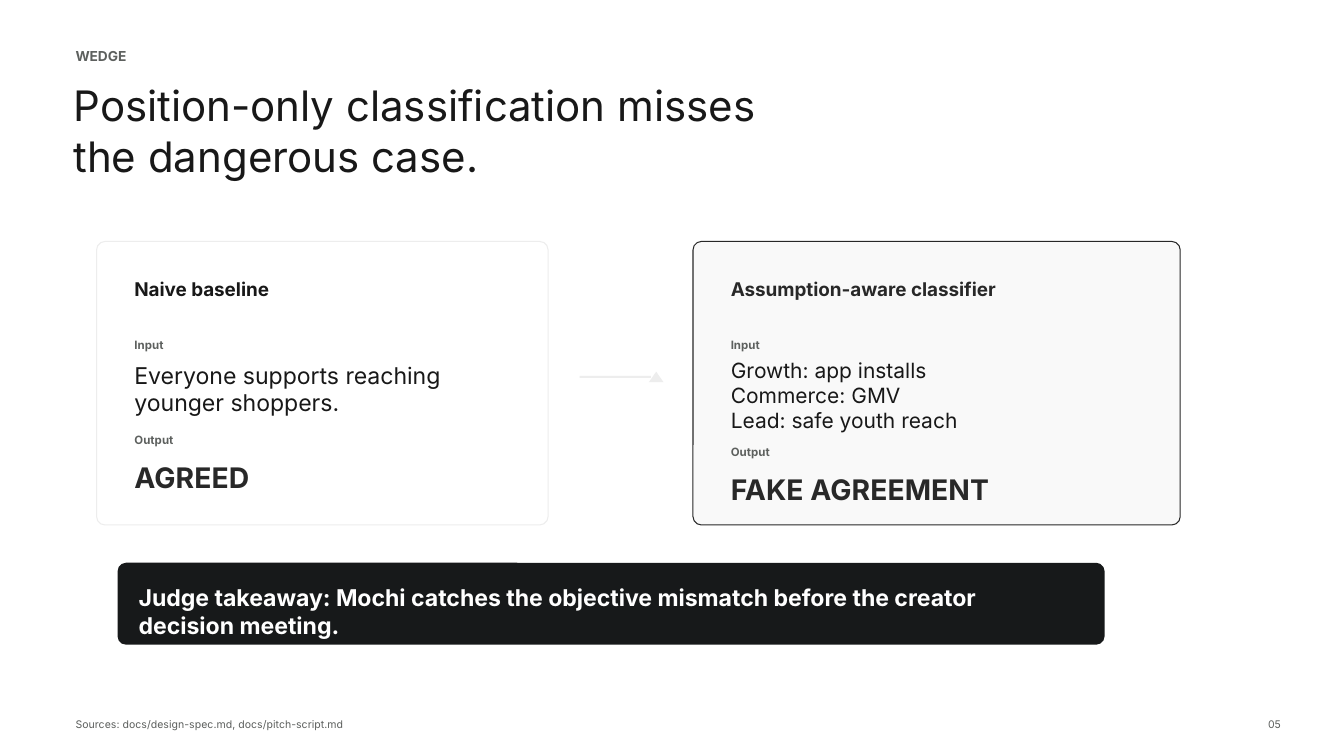
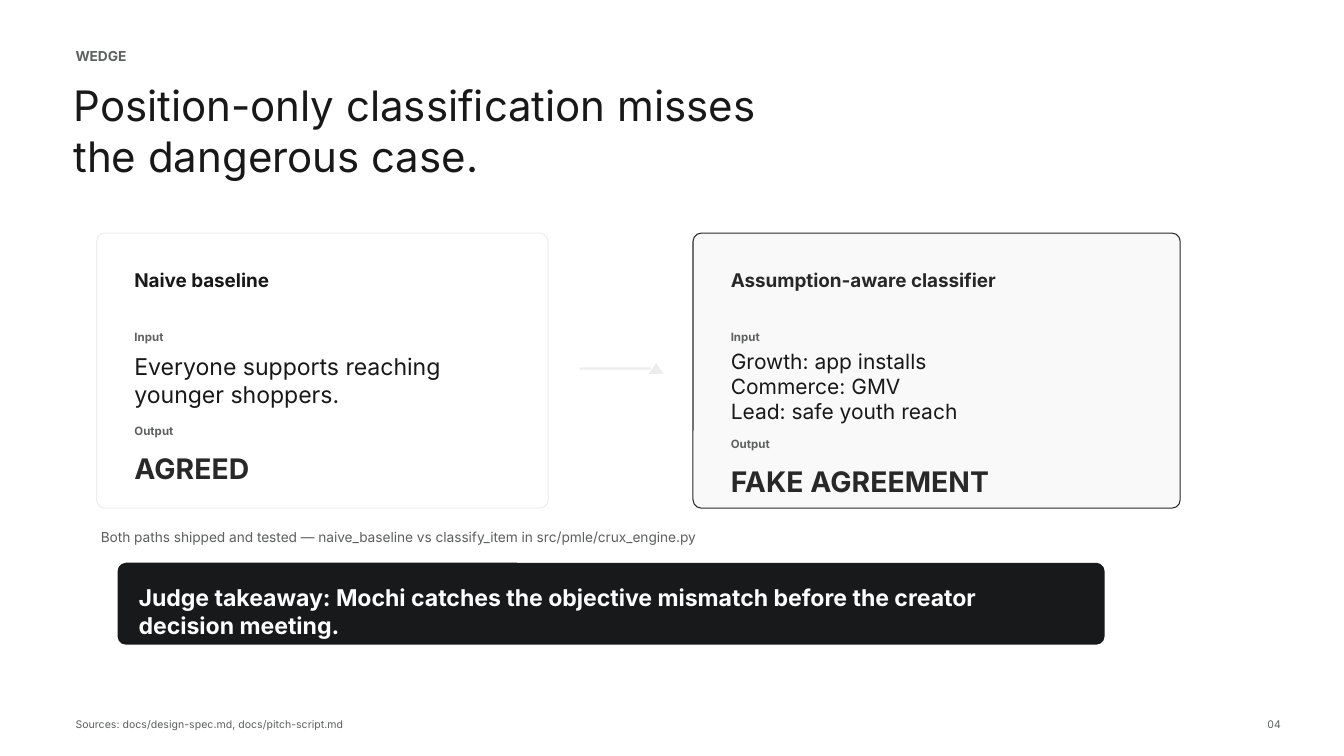
Before and after one commit to leewaichong/opensea, a slide deck: slide 4 of docs/pitch-deck/output/per-my-last-email-hackathon-pitch.pptx (slide 5 before the commit). Drawn at 1344x756 pixels with LibreOffice and Linux fonts; fonts in the diff are those of the drawing; background and template pictures are left out. Boxes give left, top, right and bottom in pixels: in the first picture for what was removed or moved away, otherwise in the second. Text is boxed around its words. In the diff, an @@ line names an element or a change of style, - is before the commit and + after.

```diff
--- a/docs/pitch-deck/output/per-my-last-email-hackathon-pitch.pptx
+++ b/docs/pitch-deck/output/per-my-last-email-hackathon-pitch.pptx
@@ rounded rectangle at (97,233,548,508): proportions changed @@
@@ rounded rectangle: place and size @@
-rounded rectangle at (97,242,548,525)
+rounded rectangle at (97,233,548,508)
@@ rounded rectangle: place and size @@
-rounded rectangle at (694,242,1181,525)
+rounded rectangle at (694,233,1181,508)
@@ rounded rectangle at (694,233,1181,508): proportions changed @@
@@ 10 texts, 1 rectangle, 1 triangle: place and size @@
-10 texts, 1 rectangle, 1 triangle at (134,281,996,501)
+10 texts, 1 rectangle, 1 triangle at (134,272,996,493)
@@ text added at (101,531,696,545), 9.8 pt, text #5D605E @@
+Both paths shipped and tested — naive_baseline vs classify_item in src/pmle/crux_engine.py
@@ text at (1267,720,1280,728): text changed @@
-05
+04
```
Also in this commit, not shown: 5 other slides changed, 1 slide added, 1 slide removed, 25 other files.
